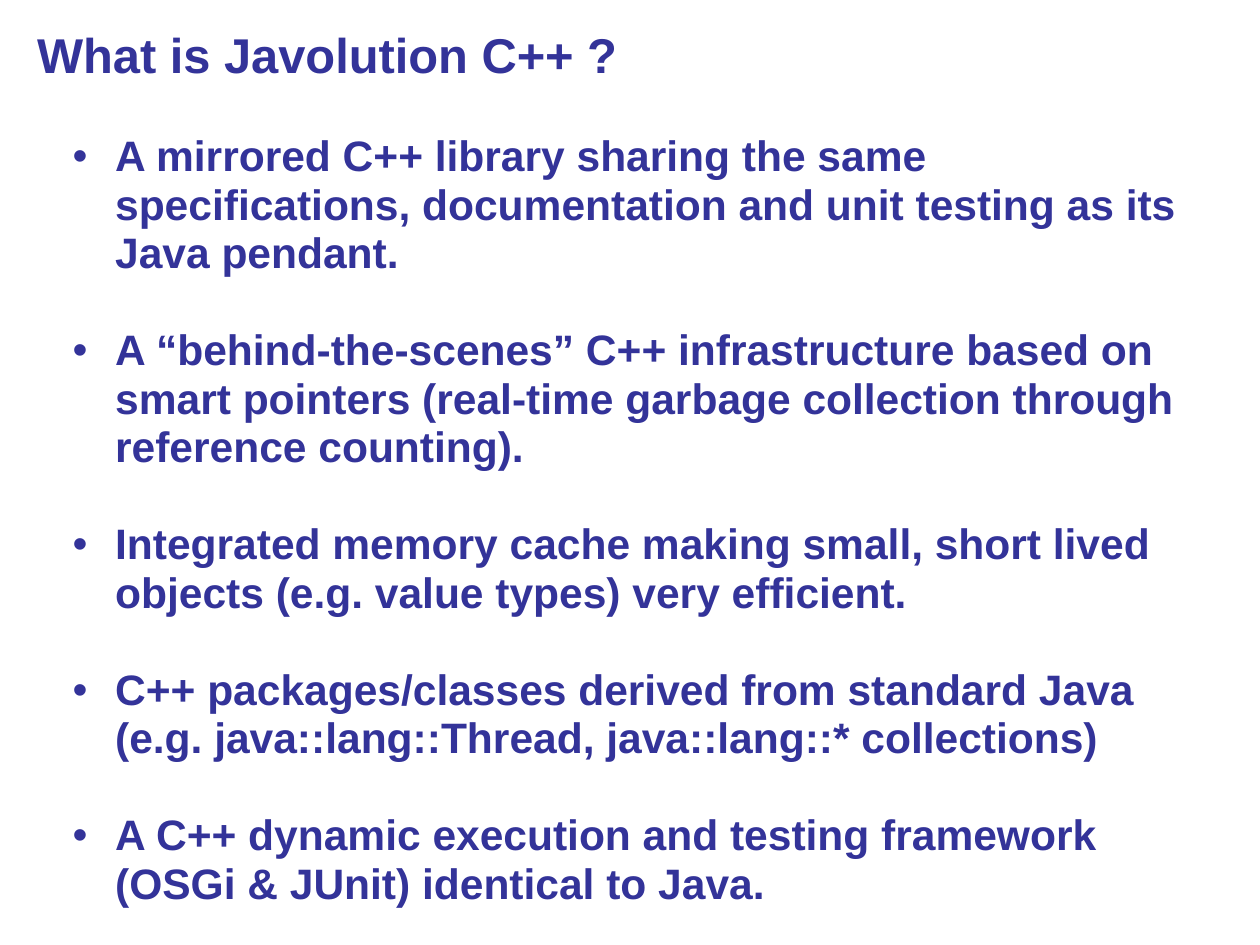
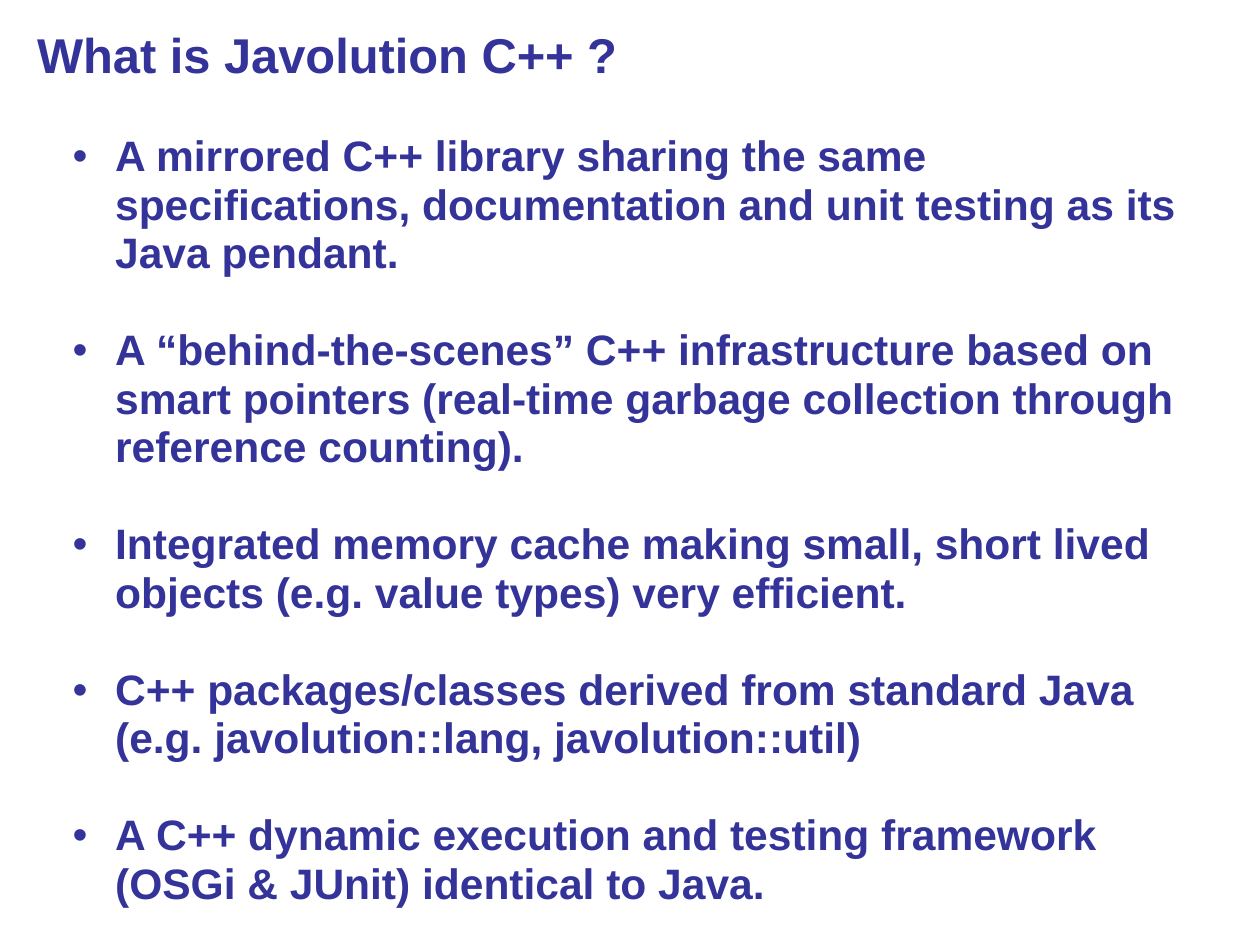
Before and after one commit to javolution/javolution, a slide deck: slide 6 of javolution/src/site/doc/Javolution_Cpp_Overview.ppt. Drawn at 1260x945 pixels with LibreOffice and Linux fonts; fonts in the diff are those of the drawing; background and template pictures are left out. Boxes give left, top, right and bottom in pixels: in the first picture for what was removed or moved away, otherwise in the second. Text is boxed around its words. In the diff, an @@ line names an element or a change of style, - is before the commit and + after.

```diff
--- a/javolution/src/site/doc/Javolution_Cpp_Overview.ppt
+++ b/javolution/src/site/doc/Javolution_Cpp_Overview.ppt
@@ subtitle at (115,674,1134,761): text changed @@
-  • C++ packages/classes derived from standard Java (e.g. java::lang::Thread, java::lang::* collections)
+  • C++ packages/classes derived from standard Java (e.g. javolution::lang, javolution::util)
```
Also in this commit, not shown: 6 other slides changed, 1 other file.
